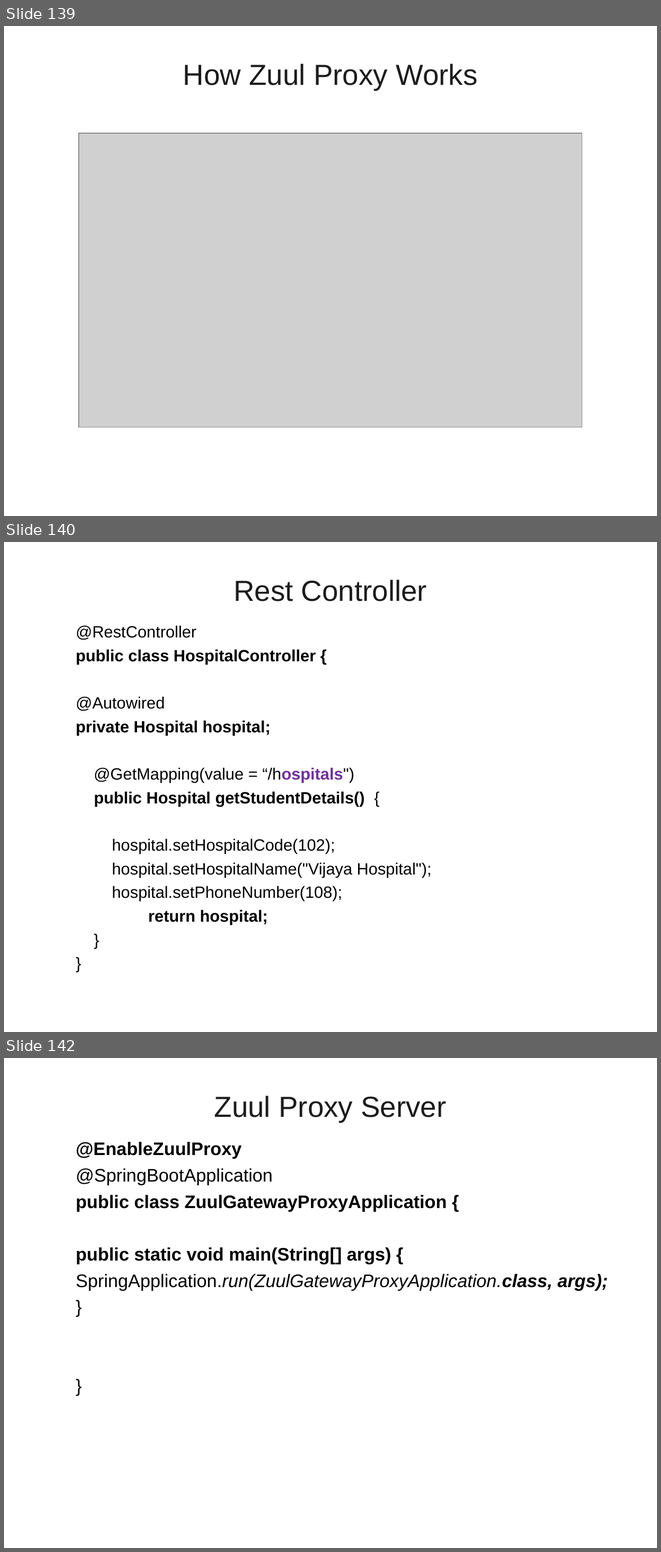
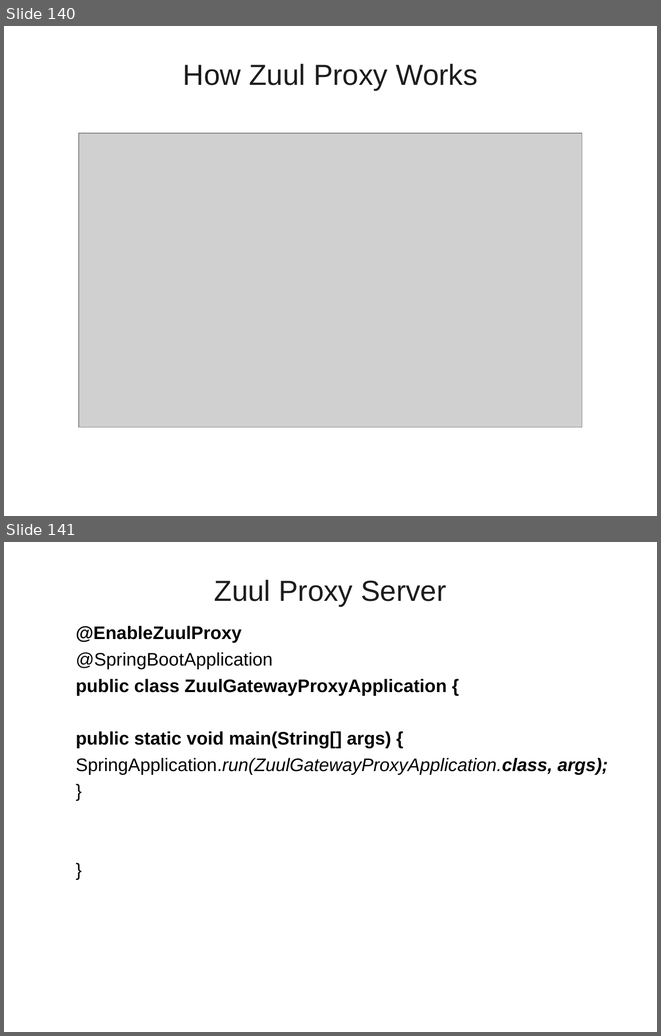
Before and after one commit to vatsank/spring_presentations, a slide deck: SpringMicroService_Module1_Ver01.ppt. Shown one above the other, each under a label of ours: slides 139, 140 and 142 before the commit, slides 140 and 141 after it; the slides between them are not shown. The pictures are 661x1552 and 661x1036 pixels, drawn with LibreOffice and Linux fonts; fonts in the diff are those of the drawing; grey boxes stand for pictures; background and template pictures are left out. Boxes give left, top, right and bottom in pixels: in the first picture for what was removed or moved away, otherwise in the second. Text is boxed around its words. In the diff, an @@ line names an element or a change of style, - is before the commit and + after.

```diff
--- a/SpringMicroService_Module1_Ver01.ppt
+++ b/SpringMicroService_Module1_Ver01.ppt
@@ slide 140 removed at bbox=[4, 542, 657, 1032], background picture (left out) @@
@@ title removed at bbox=[233, 580, 427, 601] @@
-Rest Controller
@@ text removed at bbox=[76, 625, 432, 925] @@
-  @RestController
-  public class HospitalController {
-  @Autowired
-  private Hospital hospital;
-  @GetMapping(value = “/hospitals")
-  public Hospital getStudentDetails() {
-  hospital.setHospitalCode(102);
-  hospital.setHospitalName("Vijaya Hospital");
-  hospital.setPhoneNumber(108);
-  return hospital;
-  }
-  }
@@ what was slide 139 is now slide 140 @@
@@ what was slide 142 is now slide 141 @@
```
Also in this commit, not shown: 6 slides changed, 5 slides added, 1 other slide removed, 2 other files.
